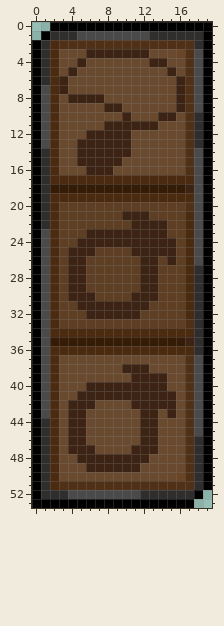
Pixel-art sprite -- UI - Inventory/equipmentRight.png. This is how it looked before the edit.
The file is 20x54 pixels. Colours within 5 levels of each other are drawn and written as one.
The same view after the edit:
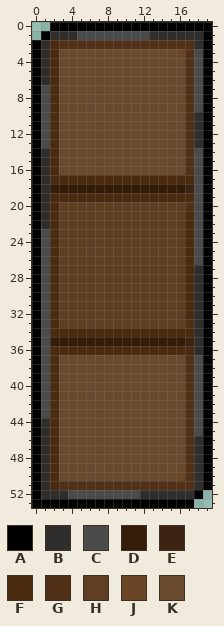
Palette (. is transparent): A #000000  B #302e2d  C #4a4a4a  D #341c07  E #3d2313  F #4b2b10  G #503016  H #5e3f23  J #6a4626  K #6a4a2e
Change:
@@ x 0..19 @@
  2 ABFGGGGGGGGGGGGGGGBA
- 3 ABFKKKEEEEEEEKKKJGCA
- 4 ABFKKEKKKKKKKEEKKGCA
- 5 ABFKEKKKKKKKKKKEKGCA
- 6 ABFEKKKKKKKKKKKKEGCA
- 7 ACFEKKKKKKKKKKKKEGCA
- 8 ACFKEEEEKKKKKKKKEGCA
- 9 ACFKKKKKEEKKKKKKEGCA
-10 ACFKKKKKKKEKKKEEKGBA
-11 ACFKKKKKEEEEEEKKKGBA
-12 ACFKKKEEEEEKKKKKKGBA
-13 ACFKKEEEEEEKKKKKKGBA
-14 ABFKKEEEEEEKKKKKKGCA
-15 ABFKKEEEEEKKKKKKKGCA
-16 ABFKKKEEEKKKKKKKKGCA
+ 3 ABFKKKKKKKKKKKKKJGCA
+ 4 ABFKKKKKKKKKKKKKKGCA
+ 5 ABFKKKKKKKKKKKKKKGCA
+ 6 ABFKKKKKKKKKKKKKKGCA
+ 7 ACFKKKKKKKKKKKKKKGCA
+ 8 ACFKKKKKKKKKKKKKKGCA
+ 9 ACFKKKKKKKKKKKKKKGCA
+10 ACFKKKKKKKKKKKKKKGBA
+11 ACFKKKKKKKKKKKKKKGBA
+12 ACFKKKKKKKKKKKKKKGBA
+13 ACFKKKKKKKKKKKKKKGBA
+14 ABFKKKKKKKKKKKKKKGCA
+15 ABFKKKKKKKKKKKKKKGCA
+16 ABFKKKKKKKKKKKKKKGCA
 17 ABFFFFFFFFFFFFFFFFCA
@@ x 0..19 @@
 20 ABFHHHHHHHHHHHHHHGCA
-21 ABFHHHHHHHEEEHHHHFCA
-22 ABFHHHHHHHHEEEEHHFCA
-23 ACFHHHEEEEEEEEEHHFCA
-24 ACFHHEEEEEEEEEEEHFCA
-25 ACFHEEEHHHHEEEEEHFCA
-26 ACFHEEHHHHHHEEHEHFCA
-27 ACFHEEHHHHHHEEHHHFBA
-28 ACFHEEHHHHHHEEHHHFBA
-29 ACFHEEHHHHHHEEHHHFBA
-30 ACFHEEEHHHHEEEHHHFBA
-31 ACFHHEEEEEEEEHHHHFBA
-32 ACFHHHEEEEEEHHHHHFBA
+21 ABFHHHHHHHHHHHHHHFCA
+22 ABFHHHHHHHHHHHHHHFCA
+23 ACFHHHHHHHHHHHHHHFCA
+24 ACFHHHHHHHHHHHHHHFCA
+25 ACFHHHHHHHHHHHHHHFCA
+26 ACFHHHHHHHHHHHHHHFCA
+27 ACFHHHHHHHHHHHHHHFBA
+28 ACFHHHHHHHHHHHHHHFBA
+29 ACFHHHHHHHHHHHHHHFBA
+30 ACFHHHHHHHHHHHHHHFBA
+31 ACFHHHHHHHHHHHHHHFBA
+32 ACFHHHHHHHHHHHHHHFBA
 33 ACFHHHHHHHHHHHHHHGBA
@@ x 0..19 @@
 37 ACFKKKKKKKKKKKKKKGCA
-38 ACFKKKKKKKEEEKKKKGCA
-39 ACFKKKKKKKKEEEEKKGCA
-40 ACFKKKEEEEEEEEEKKGCA
-41 ACFKKEEEEEEEEEEEKGCA
-42 ACFKEEEKKKKEEEEEKGCA
-43 ACFKEEKKKKKKEEKEKGCA
-44 ABFKEEKKKKKKEEKKKGCA
-45 ABFKEEKKKKKKEEKKKGCA
-46 ABFKEEKKKKKKEEKKKGBA
-47 ABFKEEEKKKKEEEKKKGBA
-48 ABFKKEEEEEEEEKKKKGBA
-49 ABFKKKEEEEEEKKKKKGBA
+38 ACFKKKKKKKKKKKKKKGCA
+39 ACFKKKKKKKKKKKKKKGCA
+40 ACFKKKKKKKKKKKKKKGCA
+41 ACFKKKKKKKKKKKKKKGCA
+42 ACFKKKKKKKKKKKKKKGCA
+43 ACFKKKKKKKKKKKKKKGCA
+44 ABFKKKKKKKKKKKKKKGCA
+45 ABFKKKKKKKKKKKKKKGCA
+46 ABFKKKKKKKKKKKKKKGBA
+47 ABFKKKKKKKKKKKKKKGBA
+48 ABFKKKKKKKKKKKKKKGBA
+49 ABFKKKKKKKKKKKKKKGBA
 50 ABFKKKKKKKKKKKKKJGBA
Pixel boxes of the changes (left, top, right, bottom) in both pictures:
changed: (59, 49, 185, 175)
changed: (68, 211, 176, 319)
changed: (68, 364, 176, 472)
